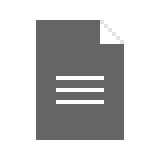
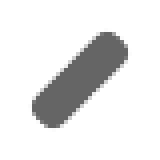
Revision of a layered 160×160 image; what changed, layer by layer:
showed group "AddLink" (10 layers) over [28, 24, 132, 136]
painted on "Rounded Rectangle 5" (1st of 2, in "AddLink" › "Group 14" › "Group 15 copy") over [60, 24, 132, 100]
painted on "Rounded Rectangle 5" (2nd of 2, in "AddLink" › "Group 14" › "Group 15") over [28, 60, 100, 136]
hid group "Addfile" (13 layers) over [28, 20, 132, 140]
